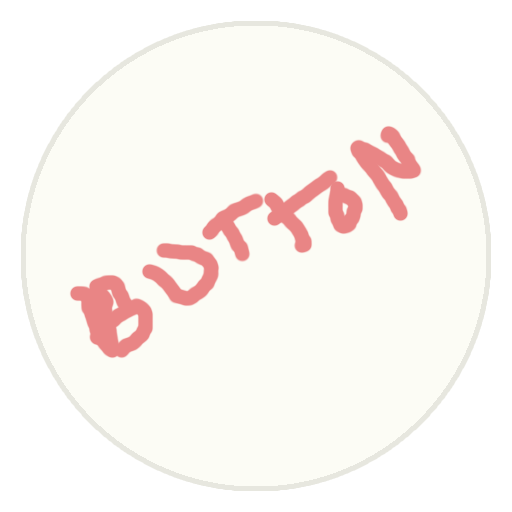
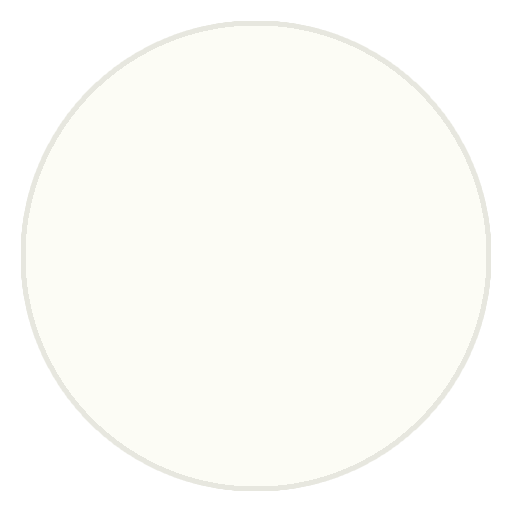
The second (512, 512) image is a revision of the first. Changes to its layers:
painted on "BG" over [69, 125, 422, 359]
